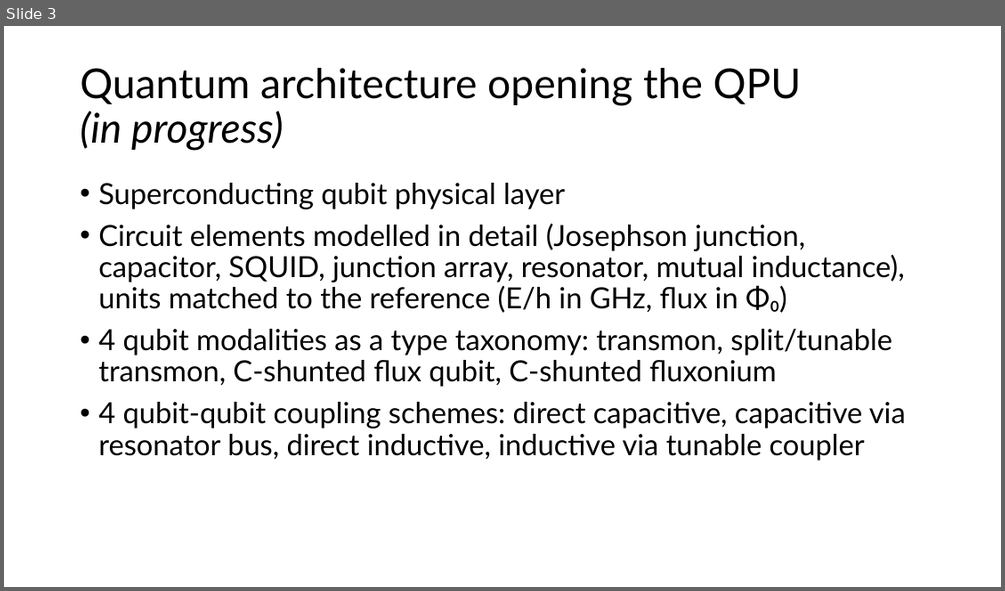
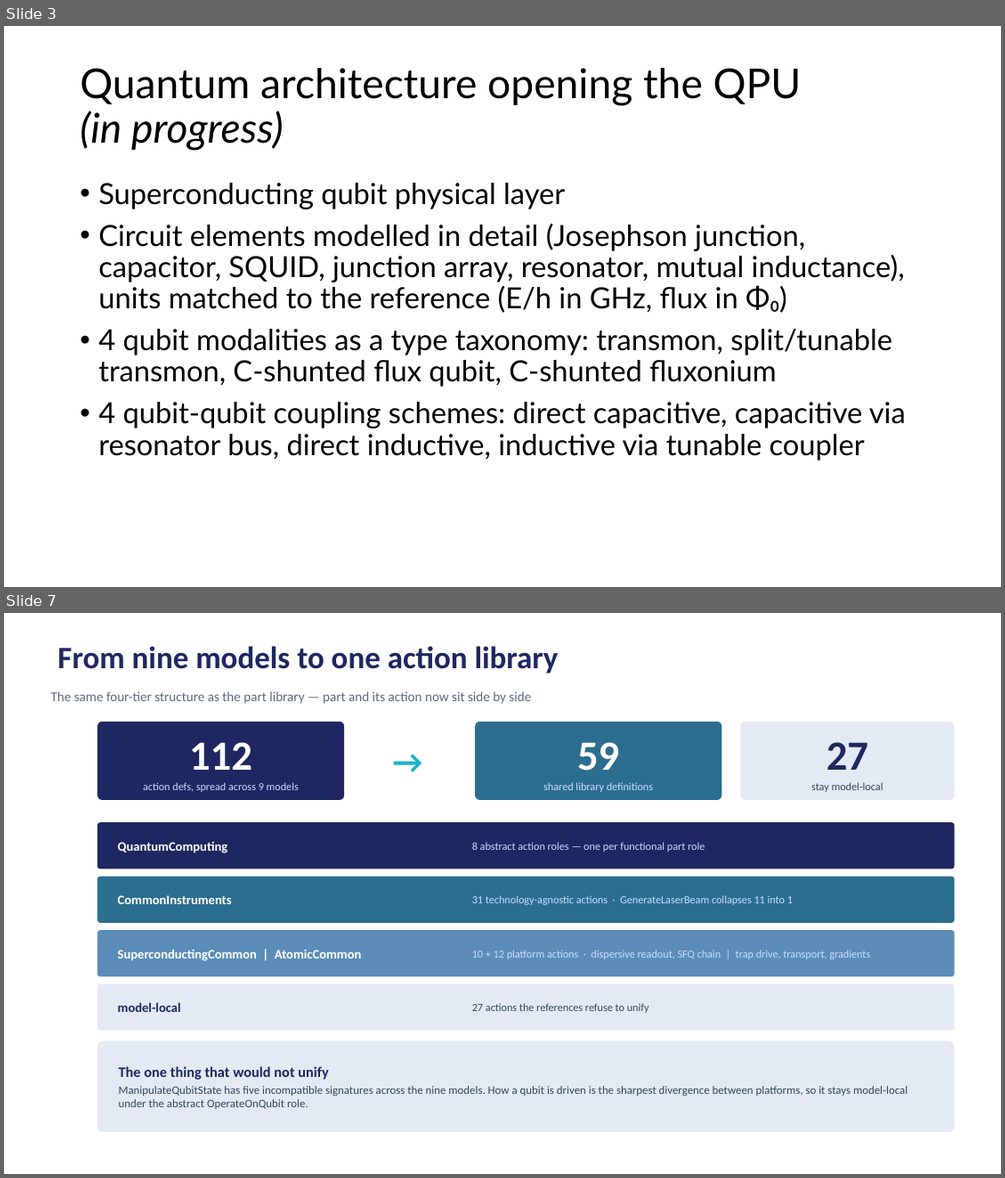
Before and after one commit to Loughborough-Quantum-System-Engineering/QSysML, a slide deck: QSysML QC meeting.pptx. Shown one above the other, each under a label of ours: slide 3 before the commit, slides 3 and 7 after it; the slides between them are not shown. The pictures are 1005x591 and 1005x1178 pixels, drawn with LibreOffice and Linux fonts; fonts in the diff are those of the drawing. Boxes give left, top, right and bottom in pixels: in the first picture for what was removed or moved away, otherwise in the second. Text is boxed around its words. In the diff, an @@ line names an element or a change of style, - is before the commit and + after.

```diff
--- a/QSysML QC meeting.pptx
+++ b/QSysML QC meeting.pptx
@@ slide 7 added at (x1=4, y1=613, x2=1001, y2=1174), background #FFFFFF @@
@@ title added at (x1=57, y1=646, x2=558, y2=674), 30 pt, text #1E2761, bold @@
+From nine models to one action library
@@ text added at (x1=51, y1=691, x2=531, y2=704), 13 pt, text #5A6B80 @@
+The same four-tier structure as the part library — part and its action now sit side by side
@@ rounded rectangle added at (x1=97, y1=722, x2=344, y2=800), fill #1E2761, 10.5 pt, text #CADCFC @@
+112
+action defs, spread across 9 models
@@ text added at (x1=359, y1=722, x2=456, y2=800), 32 pt, text #19B5C9, bold @@
+→
@@ rounded rectangle added at (x1=475, y1=722, x2=722, y2=800), fill #2C6E8F, 10.5 pt, text #CADCFC @@
+59
+shared library definitions
@@ rounded rectangle added at (x1=741, y1=722, x2=955, y2=800), fill #E3EAF3, 10.5 pt, text #33475C @@
+27
+stay model-local
@@ rounded rectangle added at (x1=97, y1=822, x2=955, y2=868), fill #1E2761 @@
@@ rounded rectangle added at (x1=117, y1=822, x2=453, y2=868), 12.5 pt, text #FFFFFF, bold @@
+QuantumComputing
@@ rounded rectangle added at (x1=471, y1=822, x2=935, y2=868), 10.5 pt, text #CADCFC @@
+8 abstract action roles — one per functional part role
@@ rounded rectangle added at (x1=97, y1=876, x2=955, y2=923), fill #2C6E8F @@
@@ rounded rectangle added at (x1=117, y1=876, x2=453, y2=923), 12.5 pt, text #FFFFFF, bold @@
+CommonInstruments
@@ rounded rectangle added at (x1=471, y1=876, x2=935, y2=923), 10.5 pt, text #CADCFC @@
+31 technology-agnostic actions · GenerateLaserBeam collapses 11 into 1
@@ rounded rectangle added at (x1=97, y1=930, x2=955, y2=976), fill #5B8DB8 @@
@@ rounded rectangle added at (x1=117, y1=930, x2=453, y2=976), 12.5 pt, text #FFFFFF, bold @@
+SuperconductingCommon | AtomicCommon
@@ rounded rectangle added at (x1=471, y1=930, x2=935, y2=976), 10.5 pt, text #CADCFC @@
+10 + 12 platform actions · dispersive readout, SFQ chain | trap drive, transport, gradients
@@ rounded rectangle added at (x1=97, y1=984, x2=955, y2=1030), fill #E3EAF3 @@
@@ rounded rectangle added at (x1=117, y1=984, x2=453, y2=1030), 12.5 pt, text #1E2761, bold @@
+model-local
@@ rounded rectangle added at (x1=471, y1=984, x2=935, y2=1030), 10.5 pt, text #33475C @@
+27 actions the references refuse to unify
@@ rounded rectangle added at (x1=97, y1=1041, x2=955, y2=1132), fill #E3EAF3, 11 pt, text #33475C @@
+The one thing that would not unify
+ManipulateQubitState has five incompatible signatures across the nine models. How a qubit is driven is the sharpest divergence between platforms, so it stays model-local under the abstract OperateOnQubit role.
```
Also in this commit, not shown: 3 other slides added, 2 slides removed, 14 other files.
